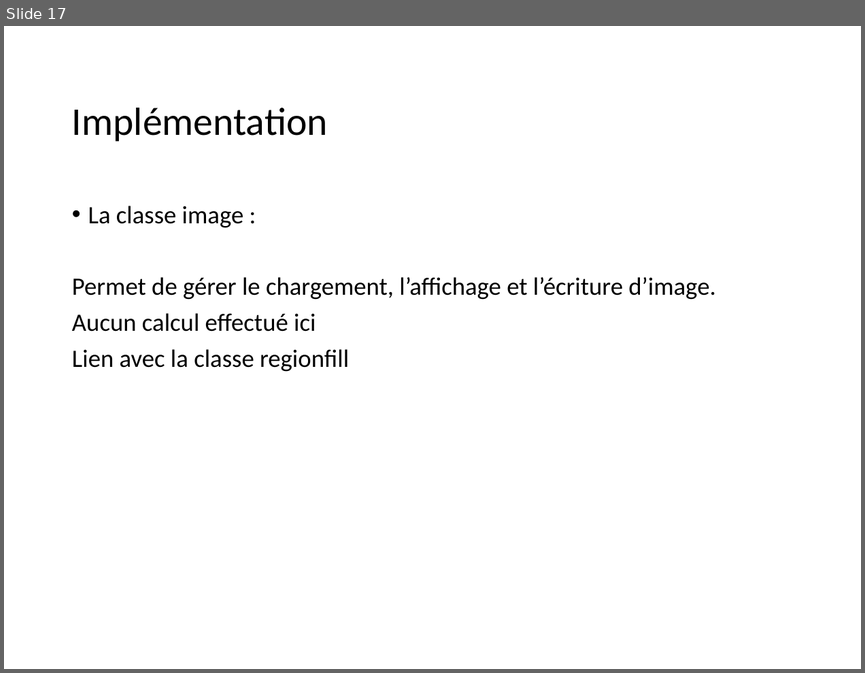
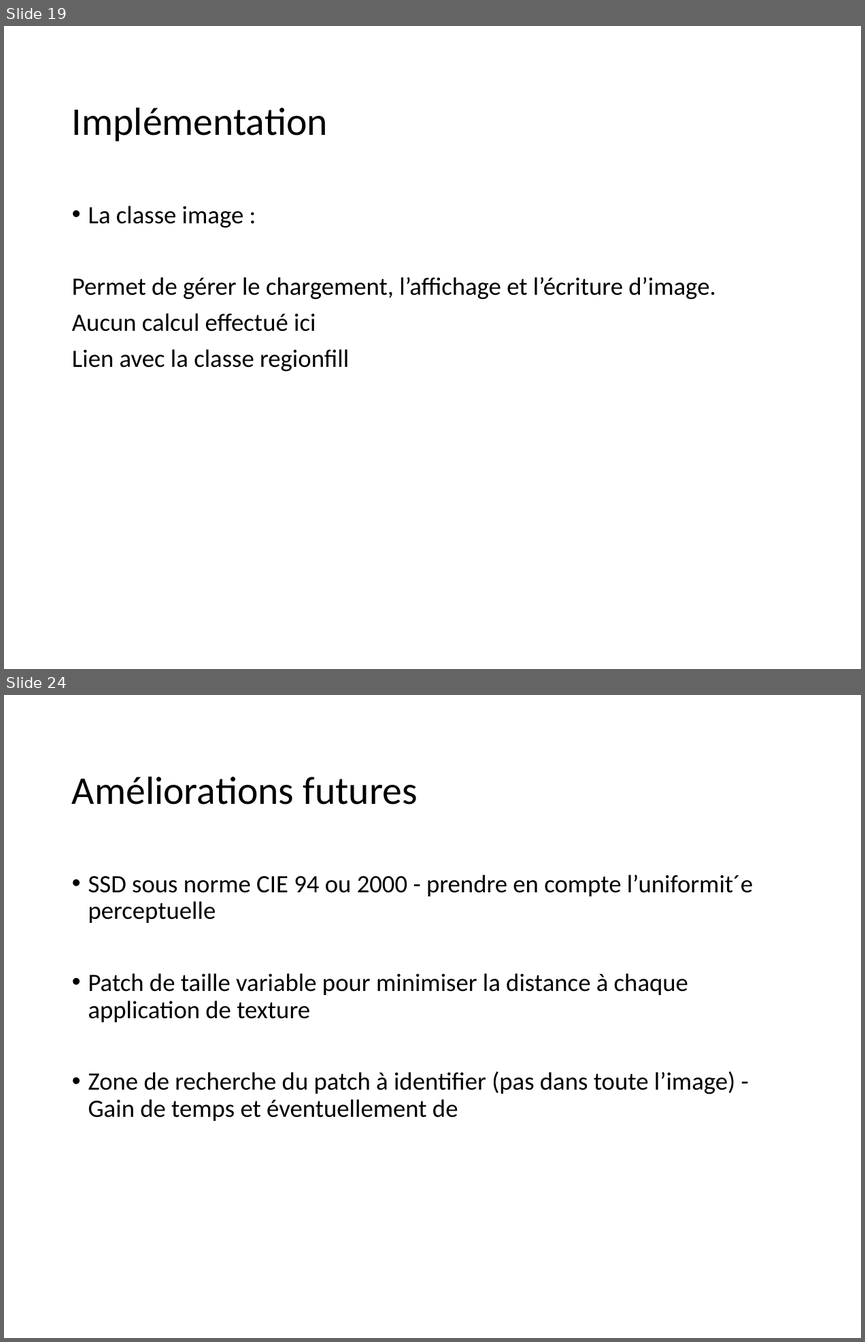
Before and after one commit to CharlyGirotNYU/Inpainting, a slide deck: ppt/Inpainting.pptx. Shown one above the other, each under a label of ours: slide 17 before the commit, slides 19 and 24 after it; the slides between them are not shown. The pictures are 865x673 and 865x1342 pixels, drawn with LibreOffice and Linux fonts; fonts in the diff are those of the drawing. Boxes give left, top, right and bottom in pixels: in the first picture for what was removed or moved away, otherwise in the second. Text is boxed around its words. In the diff, an @@ line names an element or a change of style, - is before the commit and + after.

```diff
--- a/ppt/Inpainting.pptx
+++ b/ppt/Inpainting.pptx
@@ slide 24 added at (4, 695, 861, 1338), background #FFFFFF @@
@@ title added at (72, 777, 417, 804), 33 pt, text #000000 @@
+Améliorations futures
@@ text added at (88, 875, 753, 1121), 21 pt, text #000000 @@
+• SSD sous norme CIE 94 ou 2000 - prendre en compte l’uniformit´e perceptuelle
+• Patch de taille variable pour minimiser la distance à chaque application de texture
+• Zone de recherche du patch à identifier (pas dans toute l’image) - Gain de temps et éventuellement de
@@ what was slide 17 is now slide 19 @@
```
Also in this commit, not shown: 7 slides changed, 6 other slides added, 2 slides removed.
